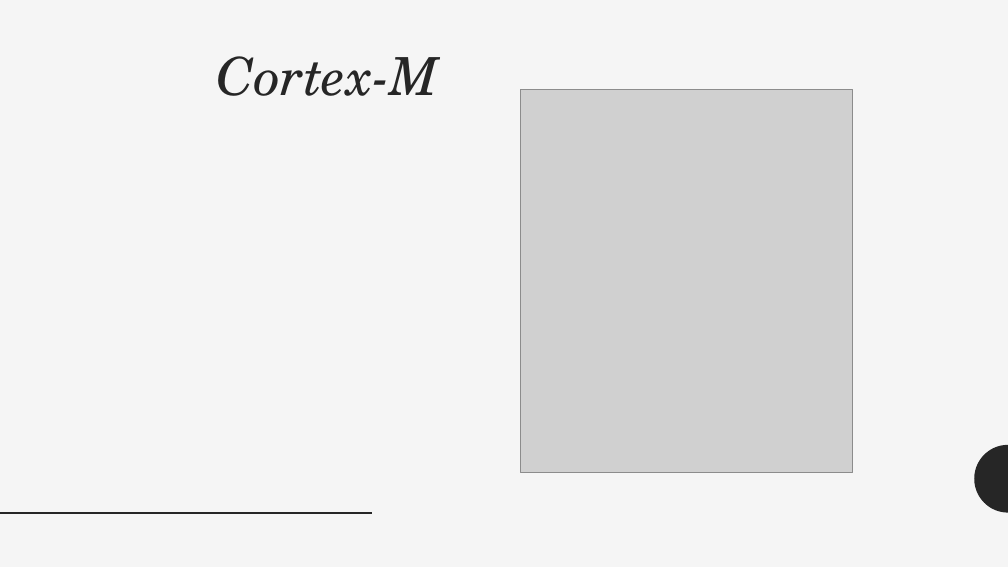
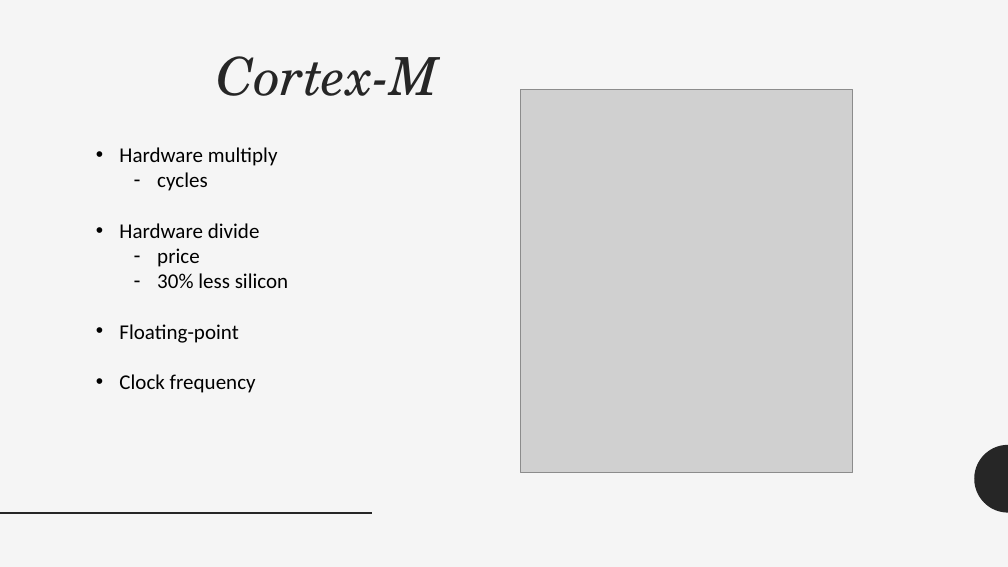
Before and after one commit to manuwira/intro_Team6, a slide deck: slide 3 of PräsentationIntro.pptx. Drawn at 1008x567 pixels with LibreOffice and Linux fonts; fonts in the diff are those of the drawing; grey boxes stand for pictures. Boxes give left, top, right and bottom in pixels: in the first picture for what was removed or moved away, otherwise in the second. Text is boxed around its words. In the diff, an @@ line names an element or a change of style, - is before the commit and + after.

```diff
--- a/PräsentationIntro.pptx
+++ b/PräsentationIntro.pptx
@@ text added at (119,147,289,393), 20 pt, text #000000 @@
+• Hardware multiply
+  – cycles
+• Hardware divide
+  – price
+  – 30% less silicon
+• Floating-point
+• Clock frequency
```
Also in this commit, not shown: 3 other slides changed, 3 slides added, 3 slides removed.
